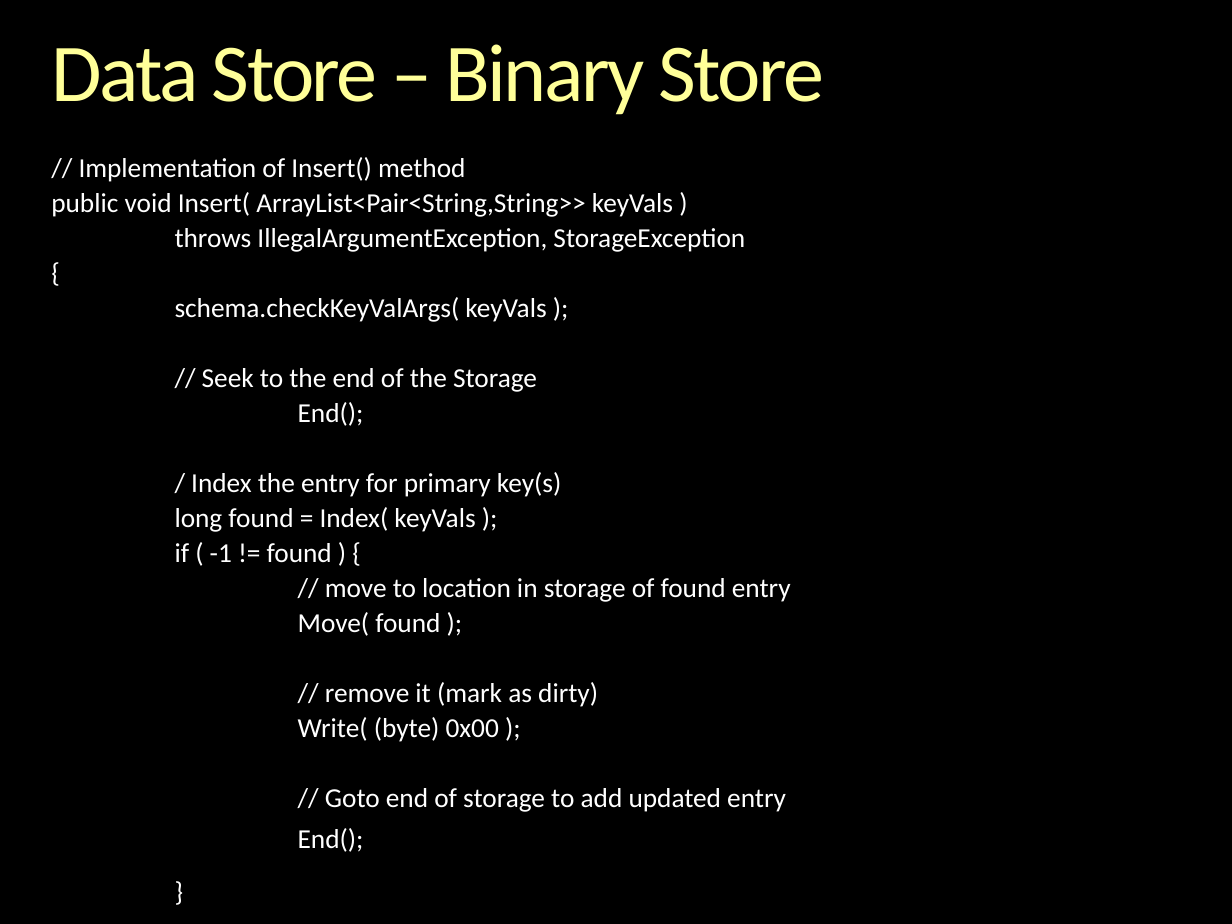
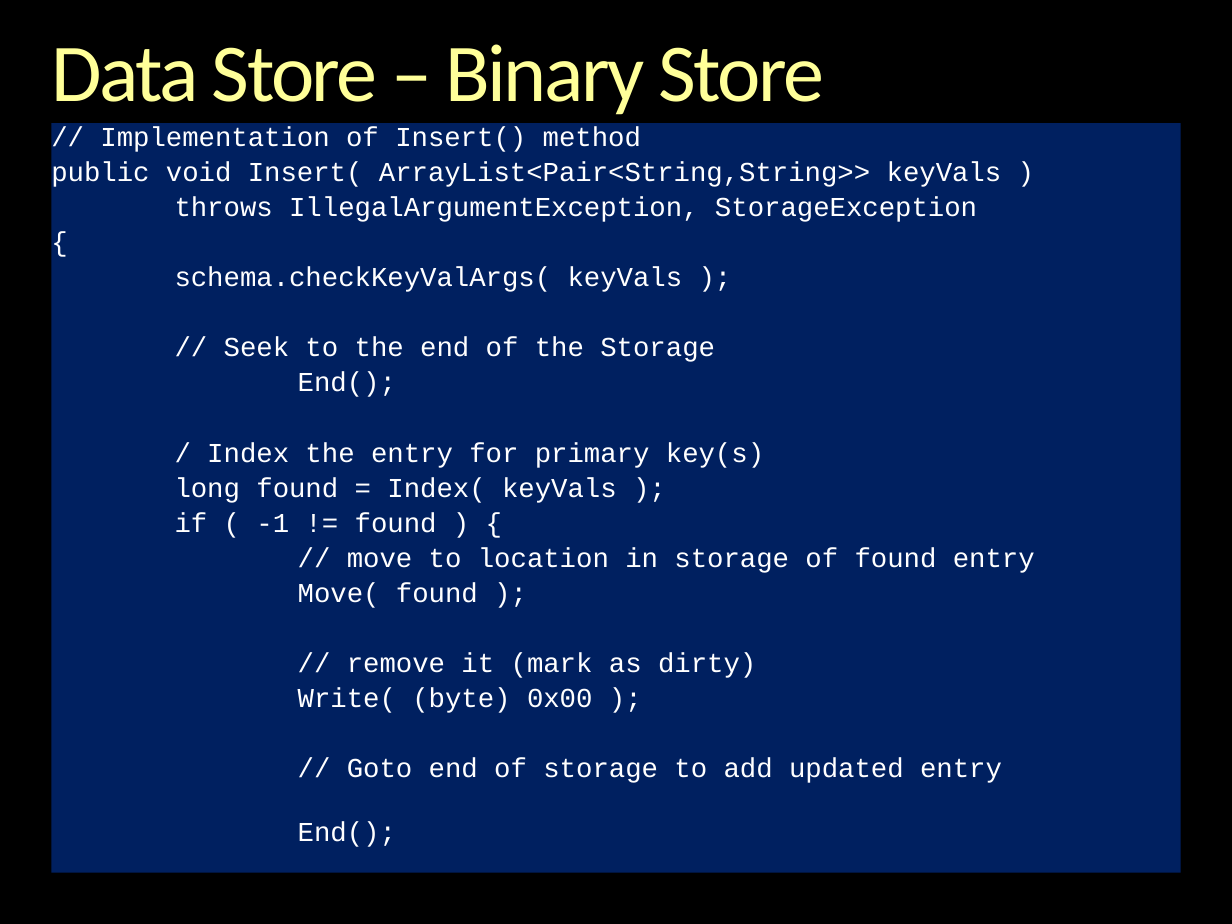
Before and after one commit to andrewferlitsch/epipog-nosql-ip, a slide deck: slide 8 of sprints/Sprint 1 - Oct 3-28.pptx. Drawn at 1232x924 pixels with LibreOffice and Linux fonts; fonts in the diff are those of the drawing; background and template pictures are left out. Boxes give left, top, right and bottom in pixels: in the first picture for what was removed or moved away, otherwise in the second. Text is boxed around its words. In the diff, an @@ line names an element or a change of style, - is before the commit and + after.

```diff
--- a/sprints/Sprint 1 - Oct 3-28.pptx
+++ b/sprints/Sprint 1 - Oct 3-28.pptx
@@ text at <box>51,127,1035,783</box>: font Calibri to Courier New @@
@@ text "// Implementation of Insert() method": place and size @@
-text "// Implementation of Insert() method" at <box>51,157,791,852</box>
+text "// Implementation of Insert() method" at <box>52,123,1181,872</box>
@@ text "// Implementation of Insert() method" at <box>52,123,1181,872</box>: fill none to #002060 @@
@@ text at <box>298,822,396,847</box>: text changed; font Calibri to Courier New @@
-End();
-}
+End();
```
Also in this commit, not shown: 3 other slides changed.
